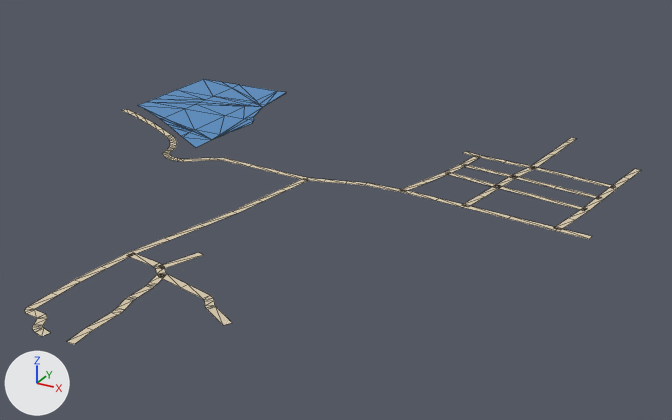
One commit to the glTF model public/assets/bengaluru-region-v1/tiles/t44_-39-l1.glb: the scene before it, then after it.
Before and after are seen from a 50 mm camera at (22633.0, -19836.0, 292.0) aimed at (22300.0, -19230.0, -11.0). Lighting does not change. The marker at lower left points along +X, +Y and +Z. The first picture is the older version. Mesh edges are drawn as thin lines.

The first picture shows 'ground', 'water'.
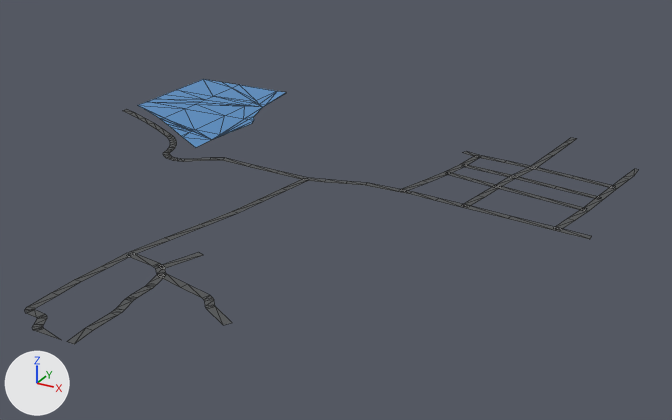
Location of each change, [x1, y1, x2, y2] in pixels of the pictures (672 x 420 px; the box of a moved part takes in the faces that stretch with it):
'ground', reshaped: before [25, 109, 641, 344]; after [25, 109, 638, 344]
part 1 of me_ground, moved or reshaped: before [623, 169, 641, 179]; after [623, 169, 638, 179]
part 2 of me_ground, moved or reshaped: [25, 293, 93, 344] in both
part 3 of me_ground, recoloured: [32, 112, 629, 335] in both

Patch to the scene script:
```diff
--- a/public/assets/bengaluru-region-v1/tiles/t44_-39-l1.glb.py
+++ b/public/assets/bengaluru-region-v1/tiles/t44_-39-l1.glb.py
@@ me_ground @@
 # used by ob_ground; location = (22000.0, -19500.0, 0.0)
 # verts and faces of me_ground; kept vertices keep their numbers, new ones are numbered from 246
 # before: 118 (502.0, 445.0, 1.0) at pixel (641, 170), 119 (497.0, 446.0, 1.0) at pixel (634, 168), 120 (499.0, 420.0, 1.0) at pixel (629, 179), 121 (493.0, 421.0, 1.0) at pixel (623, 177)
-me_ground.from_pydata(...)  # 246 vertices, 224 faces; spans x -1.0..502.0, y -3.0..500.0, z 1.0
+me_ground.from_pydata(...)  # 247 vertices, 225 faces; spans x 0.0..500.0, y 0.0..500.0, z 1.0
+# me_ground part 1
+delete_vertices([118])  # with the faces that use them
+verts[247] = (500.0, 429.0, 1.0)  # pixel (634, 175)
+verts[248] = (500.0, 446.0, 1.0)  # pixel (638, 169)
+faces += [(119, 247, 248), (119, 121, 247), (120, 247, 121)]
+# me_ground part 2
+# 5 vertices are removed from x 217.0..233.0, y 11.0..19.0, z 1.0
+# 17 faces are deleted
+# 3 vertices move from x 244.0..253.0, y -3.0..3.0, z 1.0 to x 242.0..264.0, y 0.0, z 1.0
+# 5 vertices are added at (234.0, 18.0, 1.0), (232.0, 12.0, 1.0), (222.0, 13.0, 1.0), (223.0, 20.0, 1.0), (217.0, 18.0, 1.0)
+# 17 new faces join them
+# me_ground part 3: 204 kept faces spanning x 0.0..500.0, y 0.0..500.0, z 1.0 get new vertex colours; the middle colour goes from beige #d7c9ae to dark grey #535556
+# other edits to the shape of me_ground do not show in these pictures
 me_ground.materials.append(mat_ground)
```
